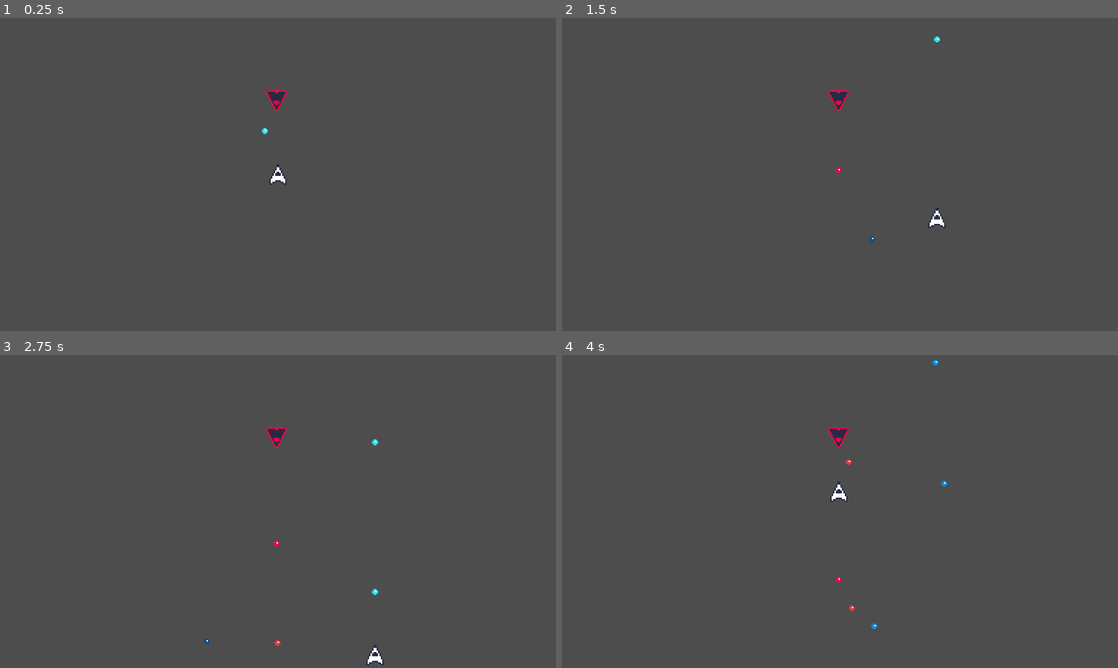
Above: before the commit, frames 1-4 (two rows, left to right).
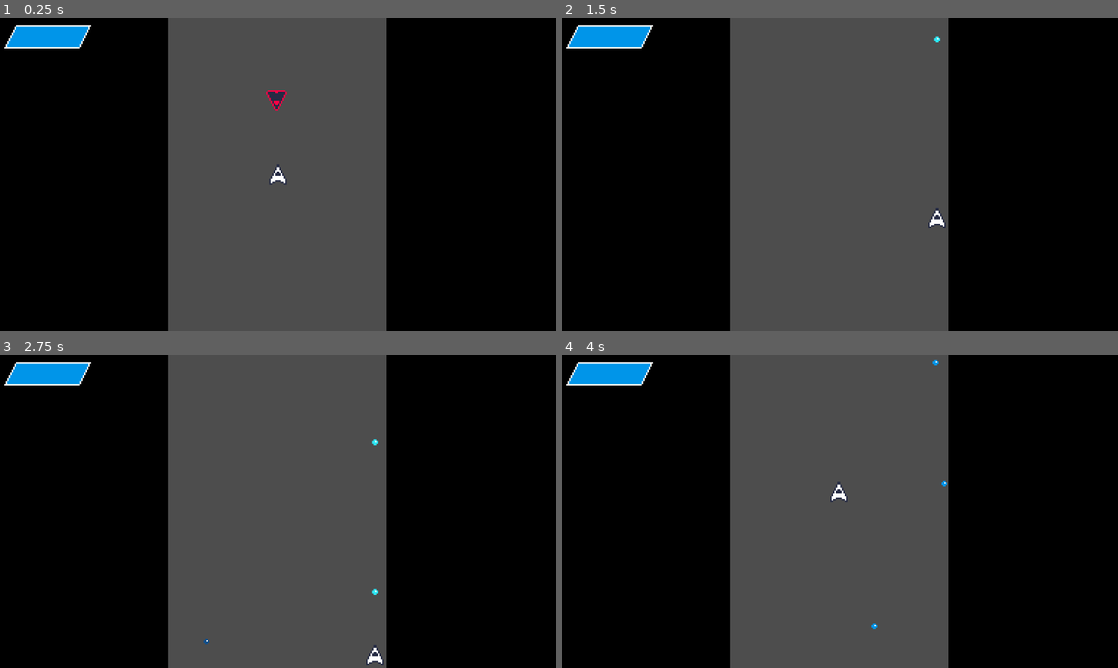
Above: after the commit, the same moments.

Repository: doodl0/starline
Game: Godot game, scene res://scenes/game.tscn
Same seed, same stepped clock (60 frames per second), same inputs: the game is played once before the commit and once after it. This scene is started directly instead of the project's main scene.
Inputs:
- Up to frame 1 (0.25 s): no input
- Up to frame 2 (1.5 s): tap Enter at 0.5 s; hold D (right) 0.53-1.28 s; hold Space (shoot) 0.53-1.28 s; hold S (down) from 1.28 s (still down); tap Space (shoot) at 1.35 s
- Up to frame 3 (2.75 s): release S (down) at 2.03 s; hold D (right) from 2.03 s (still down); hold Space (shoot) from 2.03 s (still down)
- Up to frame 4 (4 s): release D (right) at 2.78 s; release Space (shoot) at 2.78 s; hold W (up) 2.78-3.53 s; tap Space (shoot) at 2.85 s; hold A (left) from 3.53 s (still down); hold Space (shoot) from 3.53 s (still down)

The runs differ from the first frame. In frame 1, 61% of the frame differs, in the area x 0-100%, y 0-100%; in frame 2, 61%; in frame 3, 61%; in frame 4, 61%.

Commit message:
Enemy and player health, health bar

Diff:
--- a/project.godot
+++ b/project.godot
@@ -50,6 +50,14 @@
 ]
 }
 
+[layer_names]
+
+2d_physics/layer_1="player"
+2d_physics/layer_2="player bullets"
+2d_physics/layer_3="enemies"
+2d_physics/layer_4="enemy bullets"
+2d_physics/layer_5="worlds"
+
 [physics]
 
 3d/physics_engine="Jolt Physics"
--- a/scenes/enemy_lv1.tscn
+++ b/scenes/enemy_lv1.tscn
@@ -22,4 +22,5 @@
 shape = SubResource("CircleShape2D_7yxa4")
 
 [node name="Weapon" parent="." unique_id=864027934 instance=ExtResource("3_worlq")]
+fireRate = 1.5
 bulletScene = ExtResource("4_rrt21")
--- a/scenes/game.tscn
+++ b/scenes/game.tscn
@@ -1,7 +1,7 @@
 [gd_scene format=3 uid="uid://yicge48108e0"]
 
 [ext_resource type="PackedScene" uid="uid://ckudr8chj1kgo" path="res://scenes/player.tscn" id="1_uwrxv"]
-[ext_resource type="PackedScene" uid="uid://igoaa7cdr0o0" path="res://scenes/player_bullet.tscn" id="2_yqjtg"]
+[ext_resource type="PackedScene" uid="uid://cnjc7nq8dws52" path="res://scenes/health_bar.tscn" id="3_lbhrr"]
 [ext_resource type="PackedScene" uid="uid://4wlmpbxmv2hb" path="res://scenes/enemy_lv1.tscn" id="3_lnu2h"]
 
 [sub_resource type="WorldBoundaryShape2D" id="WorldBoundaryShape2D_7yxa4"]
@@ -10,7 +10,16 @@
 
 [node name="Game" type="Node2D" unique_id=327138029]
 
-[node name="Player" parent="." unique_id=793066248 instance=ExtResource("1_uwrxv")]
+[node name="Player" parent="." unique_id=793066248 node_paths=PackedStringArray("healthBar") instance=ExtResource("1_uwrxv")]
+healthBar = NodePath("../HealthBar")
+
+[node name="HealthBar" parent="." unique_id=1803343503 instance=ExtResource("3_lbhrr")]
+z_index = 5
+z_as_relative = false
+offset_left = -159.0
+offset_top = -95.0
+offset_right = -158.0
+offset_bottom = -94.0
 
 [node name="World Boundaries" type="StaticBody2D" parent="." unique_id=1321007379]
 collision_layer = 16
@@ -35,8 +44,20 @@
 rotation = 3.1415927
 shape = SubResource("WorldBoundaryShape2D_7yxa4")
 
-[node name="PlayerBullet" parent="World Boundaries" unique_id=868871203 instance=ExtResource("2_yqjtg")]
-position = Vector2(-9, 20)
+[node name="ColorRect" type="ColorRect" parent="World Boundaries" unique_id=380054813]
+z_index = -2
+offset_left = 75.0
+offset_top = -108.0
+offset_right = 275.0
+offset_bottom = 142.0
+color = Color(0, 0, 0, 1)
+
+[node name="ColorRect2" type="ColorRect" parent="World Boundaries" unique_id=1800243258]
+offset_left = -276.0
+offset_top = -109.0
+offset_right = -76.0
+offset_bottom = 141.0
+color = Color(0, 0, 0, 1)
 
 [node name="Camera2D" type="Camera2D" parent="." unique_id=1969688301]
 script = SubResource("GDScript_uwrxv")
--- /dev/null
+++ b/scenes/health_bar.gd
@@ -0,0 +1,15 @@
+class_name HealthBar extends Control
+
+@export var maxHealth = 100;
+@export var health = 100;
+
+@export var frames = 51
+@export var sprite: AnimatedSprite2D
+
+# Called when the node enters the scene tree for the first time.
+func _ready() -> void:
+	sprite.frame = health / (maxHealth / (frames - 1));
+	pass # Replace with function body.
+
+func setHealth():
+	sprite.frame = health / (maxHealth / (frames - 1));
--- /dev/null
+++ b/scenes/health_bar.tscn
@@ -0,0 +1,381 @@
+[gd_scene format=3 uid="uid://cnjc7nq8dws52"]
+
+[ext_resource type="Texture2D" uid="uid://da5pyfrbuac2s" path="res://sprites/healthbar-Sheet.png" id="1_1bvlm"]
+[ext_resource type="Script" uid="uid://d4i0ktxuud5ra" path="res://scenes/health_bar.gd" id="1_y3kqx"]
+
+[sub_resource type="AtlasTexture" id="AtlasTexture_y3kqx"]
+atlas = ExtResource("1_1bvlm")
+region = Rect2(0, 0, 64, 32)
+
+[sub_resource type="AtlasTexture" id="AtlasTexture_6opq1"]
+atlas = ExtResource("1_1bvlm")
+region = Rect2(64, 0, 64, 32)
+
+[sub_resource type="AtlasTexture" id="AtlasTexture_tujlf"]
+atlas = ExtResource("1_1bvlm")
+region = Rect2(128, 0, 64, 32)
+
+[sub_resource type="AtlasTexture" id="AtlasTexture_5oo0i"]
+atlas = ExtResource("1_1bvlm")
+region = Rect2(192, 0, 64, 32)
+
+[sub_resource type="AtlasTexture" id="AtlasTexture_0kw87"]
+atlas = ExtResource("1_1bvlm")
+region = Rect2(256, 0, 64, 32)
+
+[sub_resource type="AtlasTexture" id="AtlasTexture_s32md"]
+atlas = ExtResource("1_1bvlm")
+region = Rect2(320, 0, 64, 32)
+
+[sub_resource type="AtlasTexture" id="AtlasTexture_5xgdr"]
+atlas = ExtResource("1_1bvlm")
+region = Rect2(384, 0, 64, 32)
+
+[sub_resource type="AtlasTexture" id="AtlasTexture_oeie6"]
+atlas = ExtResource("1_1bvlm")
+region = Rect2(448, 0, 64, 32)
+
+[sub_resource type="AtlasTexture" id="AtlasTexture_x53g4"]
+atlas = ExtResource("1_1bvlm")
+region = Rect2(0, 32, 64, 32)
+
+[sub_resource type="AtlasTexture" id="AtlasTexture_yg0xg"]
+atlas = ExtResource("1_1bvlm")
+region = Rect2(64, 32, 64, 32)
+
+[sub_resource type="AtlasTexture" id="AtlasTexture_oo1ju"]
+atlas = ExtResource("1_1bvlm")
+region = Rect2(128, 32, 64, 32)
+
+[sub_resource type="AtlasTexture" id="AtlasTexture_1kt7d"]
+atlas = ExtResource("1_1bvlm")
+region = Rect2(192, 32, 64, 32)
+
+[sub_resource type="AtlasTexture" id="AtlasTexture_hejhn"]
+atlas = ExtResource("1_1bvlm")
+region = Rect2(256, 32, 64, 32)
+
+[sub_resource type="AtlasTexture" id="AtlasTexture_omrms"]
+atlas = ExtResource("1_1bvlm")
+region = Rect2(320, 32, 64, 32)
+
+[sub_resource type="AtlasTexture" id="AtlasTexture_mqois"]
+atlas = ExtResource("1_1bvlm")
+region = Rect2(384, 32, 64, 32)
+
+[sub_resource type="AtlasTexture" id="AtlasTexture_sbyai"]
+atlas = ExtResource("1_1bvlm")
+region = Rect2(448, 32, 64, 32)
+
+[sub_resource type="AtlasTexture" id="AtlasTexture_b00s2"]
+atlas = ExtResource("1_1bvlm")
+region = Rect2(0, 64, 64, 32)
+
+[sub_resource type="AtlasTexture" id="AtlasTexture_etlnt"]
+atlas = ExtResource("1_1bvlm")
+region = Rect2(64, 64, 64, 32)
+
+[sub_resource type="AtlasTexture" id="AtlasTexture_txdam"]
+atlas = ExtResource("1_1bvlm")
+region = Rect2(128, 64, 64, 32)
+
+[sub_resource type="AtlasTexture" id="AtlasTexture_w4gu6"]
+atlas = ExtResource("1_1bvlm")
+region = Rect2(192, 64, 64, 32)
+
+[sub_resource type="AtlasTexture" id="AtlasTexture_8q1f5"]
+atlas = ExtResource("1_1bvlm")
+region = Rect2(256, 64, 64, 32)
+
+[sub_resource type="AtlasTexture" id="AtlasTexture_b5g8q"]
+atlas = ExtResource("1_1bvlm")
+region = Rect2(320, 64, 64, 32)
+
+[sub_resource type="AtlasTexture" id="AtlasTexture_mfag2"]
+atlas = ExtResource("1_1bvlm")
+region = Rect2(384, 64, 64, 32)
+
+[sub_resource type="AtlasTexture" id="AtlasTexture_ook2l"]
+atlas = ExtResource("1_1bvlm")
+region = Rect2(448, 64, 64, 32)
+
+[sub_resource type="AtlasTexture" id="AtlasTexture_vrkv1"]
+atlas = ExtResource("1_1bvlm")
+region = Rect2(0, 96, 64, 32)
+
+[sub_resource type="AtlasTexture" id="AtlasTexture_rwiy5"]
+atlas = ExtResource("1_1bvlm")
+region = Rect2(64, 96, 64, 32)
+
+[sub_resource type="AtlasTexture" id="AtlasTexture_i7gsx"]
+atlas = ExtResource("1_1bvlm")
+region = Rect2(128, 96, 64, 32)
+
+[sub_resource type="AtlasTexture" id="AtlasTexture_scq07"]
+atlas = ExtResource("1_1bvlm")
+region = Rect2(192, 96, 64, 32)
+
+[sub_resource type="AtlasTexture" id="AtlasTexture_h7jtn"]
+atlas = ExtResource("1_1bvlm")
+region = Rect2(256, 96, 64, 32)
+
+[sub_resource type="AtlasTexture" id="AtlasTexture_h702l"]
+atlas = ExtResource("1_1bvlm")
+region = Rect2(320, 96, 64, 32)
+
+[sub_resource type="AtlasTexture" id="AtlasTexture_jmebk"]
+atlas = ExtResource("1_1bvlm")
+region = Rect2(384, 96, 64, 32)
+
+[sub_resource type="AtlasTexture" id="AtlasTexture_fxy6e"]
+atlas = ExtResource("1_1bvlm")
+region = Rect2(448, 96, 64, 32)
+
+[sub_resource type="AtlasTexture" id="AtlasTexture_wykb1"]
+atlas = ExtResource("1_1bvlm")
+region = Rect2(0, 128, 64, 32)
+
+[sub_resource type="AtlasTexture" id="AtlasTexture_odpds"]
+atlas = ExtResource("1_1bvlm")
+region = Rect2(64, 128, 64, 32)
+
+[sub_resource type="AtlasTexture" id="AtlasTexture_13h8v"]
+atlas = ExtResource("1_1bvlm")
+region = Rect2(128, 128, 64, 32)
+
+[sub_resource type="AtlasTexture" id="AtlasTexture_ci34u"]
+atlas = ExtResource("1_1bvlm")
+region = Rect2(192, 128, 64, 32)
+
+[sub_resource type="AtlasTexture" id="AtlasTexture_hg0rs"]
+atlas = ExtResource("1_1bvlm")
+region = Rect2(256, 128, 64, 32)
+
+[sub_resource type="AtlasTexture" id="AtlasTexture_lgvkc"]
+atlas = ExtResource("1_1bvlm")
+region = Rect2(320, 128, 64, 32)
+
+[sub_resource type="AtlasTexture" id="AtlasTexture_kxjr7"]
+atlas = ExtResource("1_1bvlm")
+region = Rect2(384, 128, 64, 32)
+
+[sub_resource type="AtlasTexture" id="AtlasTexture_de7qk"]
+atlas = ExtResource("1_1bvlm")
+region = Rect2(448, 128, 64, 32)
+
+[sub_resource type="AtlasTexture" id="AtlasTexture_m82xa"]
+atlas = ExtResource("1_1bvlm")
+region = Rect2(0, 160, 64, 32)
+
+[sub_resource type="AtlasTexture" id="AtlasTexture_5064g"]
+atlas = ExtResource("1_1bvlm")
+region = Rect2(64, 160, 64, 32)
+
+[sub_resource type="AtlasTexture" id="AtlasTexture_dttlg"]
+atlas = ExtResource("1_1bvlm")
+region = Rect2(128, 160, 64, 32)
+
+[sub_resource type="AtlasTexture" id="AtlasTexture_0uky6"]
+atlas = ExtResource("1_1bvlm")
+region = Rect2(192, 160, 64, 32)
+
+[sub_resource type="AtlasTexture" id="AtlasTexture_vytvj"]
+atlas = ExtResource("1_1bvlm")
+region = Rect2(256, 160, 64, 32)
+
+[sub_resource type="AtlasTexture" id="AtlasTexture_aod0b"]
+atlas = ExtResource("1_1bvlm")
+region = Rect2(320, 160, 64, 32)
+
+[sub_resource type="AtlasTexture" id="AtlasTexture_0dy8s"]
+atlas = ExtResource("1_1bvlm")
+region = Rect2(384, 160, 64, 32)
+
+[sub_resource type="AtlasTexture" id="AtlasTexture_iaqvo"]
+atlas = ExtResource("1_1bvlm")
+region = Rect2(448, 160, 64, 32)
+
+[sub_resource type="AtlasTexture" id="AtlasTexture_1glpn"]
+atlas = ExtResource("1_1bvlm")
+region = Rect2(0, 192, 64, 32)
+
+[sub_resource type="AtlasTexture" id="AtlasTexture_bujls"]
+atlas = ExtResource("1_1bvlm")
+region = Rect2(64, 192, 64, 32)
+
+[sub_resource type="AtlasTexture" id="AtlasTexture_asvkw"]
+atlas = ExtResource("1_1bvlm")
+region = Rect2(128, 192, 64, 32)
+
+[sub_resource type="SpriteFrames" id="SpriteFrames_7yxa4"]
+animations = [{
+"frames": [{
+"duration": 1.0,
+"texture": SubResource("AtlasTexture_y3kqx")
+}, {
+"duration": 1.0,
+"texture": SubResource("AtlasTexture_6opq1")
+}, {
+"duration": 1.0,
+"texture": SubResource("AtlasTexture_tujlf")
+}, {
+"duration": 1.0,
+"texture": SubResource("AtlasTexture_5oo0i")
+}, {
+"duration": 1.0,
+"texture": SubResource("AtlasTexture_0kw87")
+}, {
+"duration": 1.0,
+"texture": SubResource("AtlasTexture_s32md")
+}, {
+"duration": 1.0,
+"texture": SubResource("AtlasTexture_5xgdr")
+}, {
+"duration": 1.0,
+"texture": SubResource("AtlasTexture_oeie6")
+}, {
+"duration": 1.0,
+"texture": SubResource("AtlasTexture_x53g4")
+}, {
+"duration": 1.0,
+"texture": SubResource("AtlasTexture_yg0xg")
+}, {
+"duration": 1.0,
+"texture": SubResource("AtlasTexture_oo1ju")
+}, {
+"duration": 1.0,
+"texture": SubResource("AtlasTexture_1kt7d")
+}, {
+"duration": 1.0,
+"texture": SubResource("AtlasTexture_hejhn")
+}, {
+"duration": 1.0,
+"texture": SubResource("AtlasTexture_omrms")
+}, {
+"duration": 1.0,
+"texture": SubResource("AtlasTexture_mqois")
+}, {
+"duration": 1.0,
+"texture": SubResource("AtlasTexture_sbyai")
+}, {
+"duration": 1.0,
+"texture": SubResource("AtlasTexture_b00s2")
+}, {
+"duration": 1.0,
+"texture": SubResource("AtlasTexture_etlnt")
+}, {
+"duration": 1.0,
+"texture": SubResource("AtlasTexture_txdam")
+}, {
+"duration": 1.0,
+"texture": SubResource("AtlasTexture_w4gu6")
+}, {
+"duration": 1.0,
+"texture": SubResource("AtlasTexture_8q1f5")
+}, {
+"duration": 1.0,
+"texture": SubResource("AtlasTexture_b5g8q")
+}, {
+"duration": 1.0,
+"texture": SubResource("AtlasTexture_mfag2")
+}, {
+"duration": 1.0,
+"texture": SubResource("AtlasTexture_ook2l")
+}, {
+"duration": 1.0,
+"texture": SubResource("AtlasTexture_vrkv1")
+}, {
+"duration": 1.0,
+"texture": SubResource("AtlasTexture_rwiy5")
+}, {
+"duration": 1.0,
+"texture": SubResource("AtlasTexture_i7gsx")
+}, {
+"duration": 1.0,
+"texture": SubResource("AtlasTexture_scq07")
+}, {
+"duration": 1.0,
+"texture": SubResource("AtlasTexture_h7jtn")
+}, {
+"duration": 1.0,
+"texture": SubResource("AtlasTexture_h702l")
+}, {
+"duration": 1.0,
+"texture": SubResource("AtlasTexture_jmebk")
+}, {
+"duration": 1.0,
+"texture": SubResource("AtlasTexture_fxy6e")
+}, {
+"duration": 1.0,
+"texture": SubResource("AtlasTexture_wykb1")
+}, {
+"duration": 1.0,
+"texture": SubResource("AtlasTexture_odpds")
+}, {
+"duration": 1.0,
+"texture": SubResource("AtlasTexture_13h8v")
+}, {
+"duration": 1.0,
+"texture": SubResource("AtlasTexture_ci34u")
+}, {
+"duration": 1.0,
+"texture": SubResource("AtlasTexture_hg0rs")
+}, {
+"duration": 1.0,
+"texture": SubResource("AtlasTexture_lgvkc")
+}, {
+"duration": 1.0,
+"texture": SubResource("AtlasTexture_kxjr7")
+}, {
+"duration": 1.0,
+"texture": SubResource("AtlasTexture_de7qk")
+}, {
+"duration": 1.0,
+"texture": SubResource("AtlasTexture_m82xa")
+}, {
+"duration": 1.0,
+"texture": SubResource("AtlasTexture_5064g")
+}, {
+"duration": 1.0,
+"texture": SubResource("AtlasTexture_dttlg")
+}, {
+"duration": 1.0,
+"texture": SubResource("AtlasTexture_0uky6")
+}, {
+"duration": 1.0,
+"texture": SubResource("AtlasTexture_vytvj")
+}, {
+"duration": 1.0,
+"texture": SubResource("AtlasTexture_aod0b")
+}, {
+"duration": 1.0,
+"texture": SubResource("AtlasTexture_0dy8s")
+}, {
+"duration": 1.0,
+"texture": SubResource("AtlasTexture_iaqvo")
+}, {
+"duration": 1.0,
+"texture": SubResource("AtlasTexture_1glpn")
+}, {
+"duration": 1.0,
+"texture": SubResource("AtlasTexture_bujls")
+}, {
+"duration": 1.0,
+"texture": SubResource("AtlasTexture_asvkw")
+}],
+"loop": 2,
+"name": &"default",
+"speed": 15.0
+}]
+
+[node name="HealthBar" type="Control" unique_id=1803343503 node_paths=PackedStringArray("sprite")]
+layout_mode = 3
+anchors_preset = 0
+offset_right = 1.0
+offset_bottom = 1.0
+script = ExtResource("1_y3kqx")
+sprite = NodePath("AnimatedSprite2D")
+
+[node name="AnimatedSprite2D" type="AnimatedSprite2D" parent="." unique_id=1414924285]
+sprite_frames = SubResource("SpriteFrames_7yxa4")
+frame = 4
--- a/scripts/bullet.gd
+++ b/scripts/bullet.gd
@@ -5,6 +5,7 @@
 @export var speed: float = 200;
 @export var randomness: float = 1;
 @export var sprite: AnimatedSprite2D;
+@export var damage: int = 25;
 
 # Called when the node enters the scene tree for the first time.
 func _ready() -> void:
--- a/scripts/enemy.gd
+++ b/scripts/enemy.gd
@@ -6,3 +6,8 @@
 
 func _ready():
 	weapon.shooting = true;
+
+func damage(amount: int):
+	health -= amount;
+	if health <= 0:
+		queue_free();
--- a/scripts/enemy_bullet.gd
+++ b/scripts/enemy_bullet.gd
@@ -3,8 +3,9 @@
 func collide(delta: float):
 	var collision_info = move_and_collide(velocity * delta);
 	if collision_info:
-		# if hitting enemy deal damage and destroy
-		if false:
+		# if hitting player deal damage and destroy
+		if collision_info.get_collider().has_method("damage"):
+			collision_info.get_collider().call("damage", damage);
 			queue_free();
 		# else if hit boundary, bounce
 		else:
--- a/scripts/player.gd
+++ b/scripts/player.gd
@@ -6,6 +6,7 @@
 @export var weapon: Weapon;
 @export_group("Health")
 @export var health: int = 100;
+@export var healthBar: HealthBar
 
 func _ready():
 	pass
@@ -27,4 +28,6 @@
 
 func damage(amount: int):
 	health -= amount;
+	healthBar.health = health;
+	healthBar.setHealth();
 	pass
--- a/scripts/player_bullet.gd
+++ b/scripts/player_bullet.gd
@@ -4,7 +4,8 @@
 	var collision_info = move_and_collide(velocity * delta);
 	if collision_info:
 		# if hitting enemy deal damage and destroy
-		if false:
+		if collision_info.get_collider().has_method("damage"):
+			collision_info.get_collider().call("damage", damage);
 			queue_free();
 		# else if hit boundary, bounce
 		else:
--- a/scripts/weapon.gd
+++ b/scripts/weapon.gd
@@ -23,7 +23,6 @@
 	if shooting: shoot();
 
 func shoot() -> void:
-	print(fireTimer.time_left)
 	if fireTimer.time_left <= 0:
 		fireTimer.start(fireRate);
 		var bullet = bulletScene.instantiate();
Binary file added: fonts/PixelifySans-VariableFont_wght.ttf
Not shown, added: scenes/health_bar.gd.uid
Binary file added: sprites/healthbar-Sheet.png
Not shown, added: sprites/healthbar-Sheet.png.import
Binary file added: sprites/healthbar-enemy.aseprite
Binary file added: sprites/healthbar.aseprite
Binary file added: sprites/scrap-icon.aseprite
Binary file added: sprites/scrap-icon.png
Not shown, added: sprites/scrap-icon.png.import
